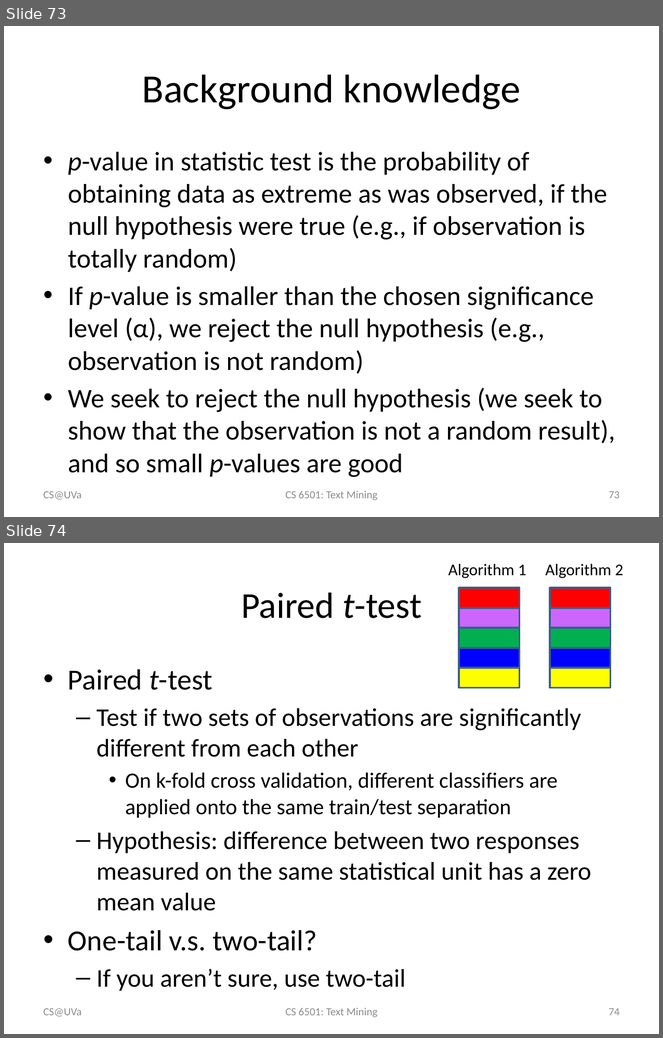
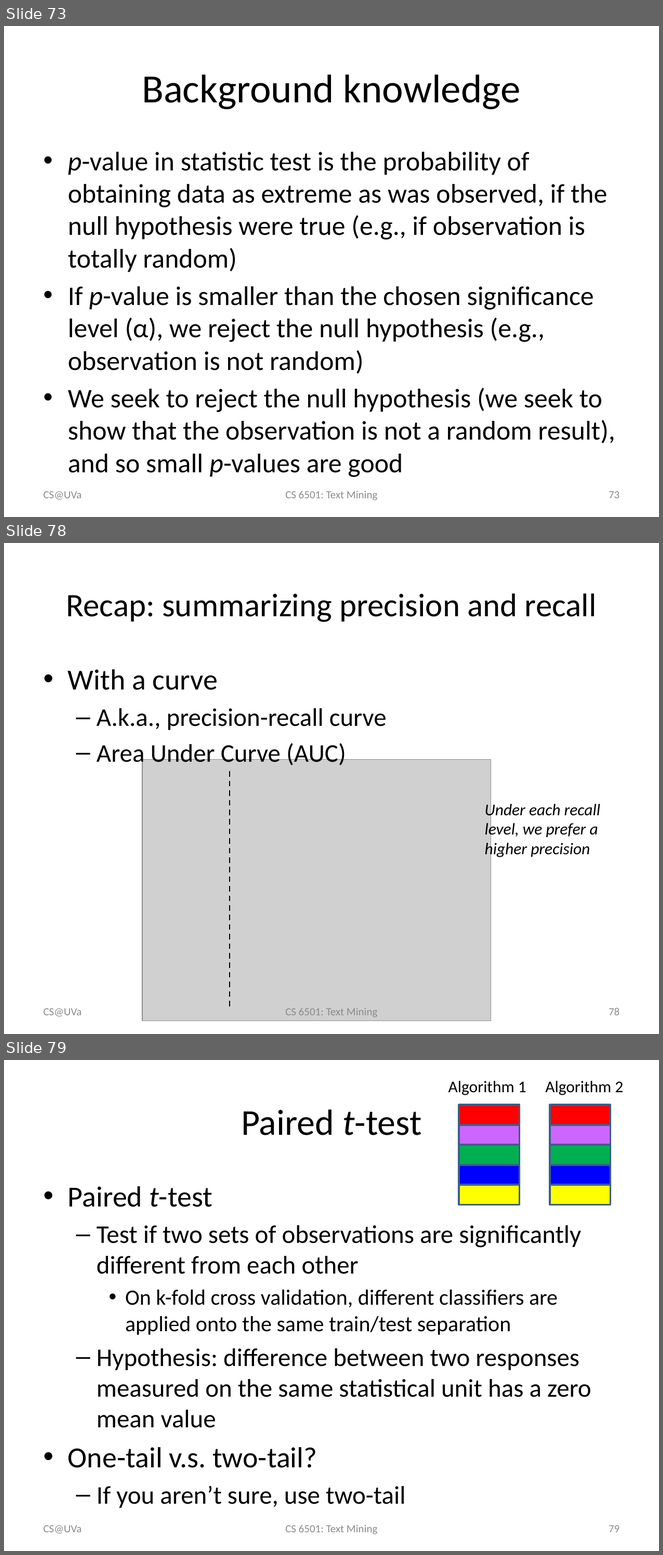
Before and after one commit to wang296/CS6501-Text-Mining, a slide deck: docs/TextCategorization.pptx. Shown one above the other, each under a label of ours: slides 73 and 74 before the commit, slides 73, 78 and 79 after it; the slides between them are not shown. The pictures are 663x1038 and 663x1555 pixels, drawn with LibreOffice and Linux fonts; fonts in the diff are those of the drawing; grey boxes stand for pictures. Boxes give left, top, right and bottom in pixels: in the first picture for what was removed or moved away, otherwise in the second. Text is boxed around its words. In the diff, an @@ line names an element or a change of style, - is before the commit and + after.

```diff
--- a/docs/TextCategorization.pptx
+++ b/docs/TextCategorization.pptx
@@ slide 78 added at (x1=4, y1=543, x2=659, y2=1034), background #FFFFFF @@
@@ title added at (x1=66, y1=593, x2=597, y2=622), 36 pt, text #000000 @@
+Recap: summarizing precision and recall
@@ text added at (x1=68, y1=669, x2=387, y2=768), 28 pt, text #000000 @@
+• With a curve
+  – A.k.a., precision-recall curve
+  – Area Under Curve (AUC)
@@ picture added at (x1=142, y1=759, x2=491, y2=1021) @@
@@ line added from (229, 772) to (229, 1007), #000000 1.5 pt dashed @@
@@ text added at (x1=485, y1=801, x2=600, y2=859), 18 pt, text #000000, italic @@
+Under each recall level, we prefer a higher precision
@@ text added at (x1=44, y1=1008, x2=82, y2=1017), 12 pt, text #8C8C8C @@
+CS@UVa
@@ text added at (x1=285, y1=1008, x2=377, y2=1018), 12 pt, text #8C8C8C @@
+CS 6501: Text Mining
@@ page number added at (x1=609, y1=1008, x2=620, y2=1016), 12 pt, text #8C8C8C @@
+78
@@ what was slide 74 is now slide 79 @@
@@ page number at (x1=609, y1=1525, x2=620, y2=1533): text changed @@
-74
+79
```
Also in this commit, not shown: 4 other slides added, 5 other files.
